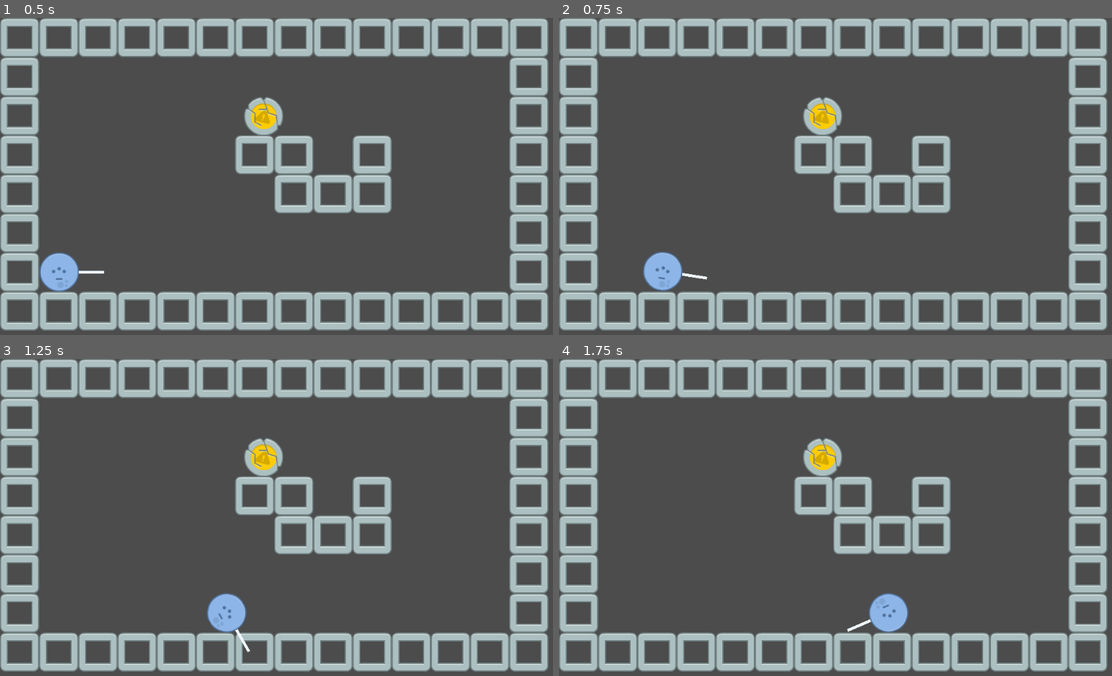
Above: before the commit, frames 1-4 (two rows, left to right).
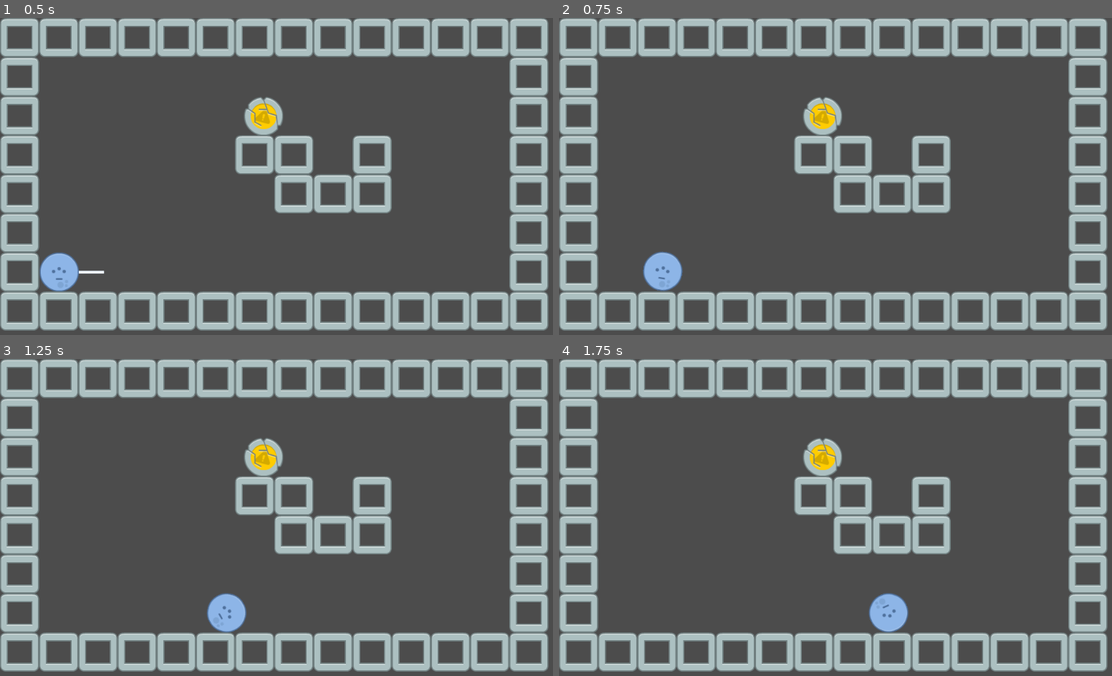
Above: after the commit, the same moments.

Repository: bsu-cs315/P1-Projectile-Launch
Game: Godot game, scene res://project/src/Level.tscn
Two runs of this game, one before a commit and one after it. Both use one fixed random seed, a clock stepped at 60 frames per second and the inputs below.
Inputs:
- Up to frame 1 (0.5 s): no input
- Up to frame 2 (0.75 s): tap Enter at 0.5 s; hold Right (RotateAngleRight) from 0.53 s (still down); hold Space (Launch) from 0.53 s (still down)
- Up to frame 3 (1.25 s): keep holding Right (RotateAngleRight); keep holding Space (Launch)
- Up to frame 4 (1.75 s): release Right (RotateAngleRight) at 1.28 s; release Space (Launch) at 1.28 s; hold Left (RotateAngleLeft) from 1.28 s (still down); tap Down (DecreaseStrength) at 1.35 s; tap Space (Launch) at 1.55 s

Frame 1 is identical in both runs. In frame 2, less than 0.1% of the frame differs, in the area x 22-27%, y 80-83%; in frame 3, less than 0.1%; in frame 4, less than 0.1%, in the area x 52-57%, y 81-87%.

Commit message:
hide the angle after projectile is launched

Diff:
--- a/project/src/Projectile.gd
+++ b/project/src/Projectile.gd
@@ -1,24 +1,24 @@
 extends RigidBody2D
 
 export var strength : float = 500
-var ready_for_launch : bool = true
-var in_the_air : bool = false
-var projectile_state : bool = ready_for_launch
+export var rotation_speed : float = 1
+
+var _launched := false
 var _angle : float = 0
 
-func _process(_delta):
-	if projectile_state == ready_for_launch:
-		if Input.is_action_just_pressed("RotateAngleLeft"):
-			_angle -= PI / 16
-		if Input.is_action_just_pressed("RotateAngleRight"):
-			_angle += PI / 16
-		_angle = clamp(_angle, - PI /2, 0)
-		if Input.is_action_just_pressed("Launch"):
-			var direction = Vector2(1,0).rotated(_angle)
-			var velocity = direction * strength
-			apply_impulse(Vector2.ZERO, velocity)
-			projectile_state  = in_the_air
-
+func _process(delta):
+	if _launched:
+		return
+	if Input.is_action_pressed("RotateAngleLeft"):
+		_angle -= rotation_speed * delta
+	if Input.is_action_pressed("RotateAngleRight"):
+		_angle += rotation_speed * delta
+	_angle = clamp(_angle, - PI /2, 0)
+	if Input.is_action_pressed("Launch"):
+		var direction = Vector2(1,0).rotated(_angle)
+		var velocity = direction * strength
+		apply_impulse(Vector2.ZERO, velocity)
+		_launched = true
 	update()
 	if Input.is_action_just_pressed("IncreaseStrength"):
 		strength += 25
@@ -26,4 +26,5 @@
 		strength -= 25
 
 func _draw():
-	draw_line(Vector2.ZERO, Vector2(80, 0).rotated(_angle), Color.aliceblue, 5)
+	if not _launched:
+		draw_line(Vector2.ZERO, Vector2(80, 0).rotated(_angle), Color.aliceblue, 5)
